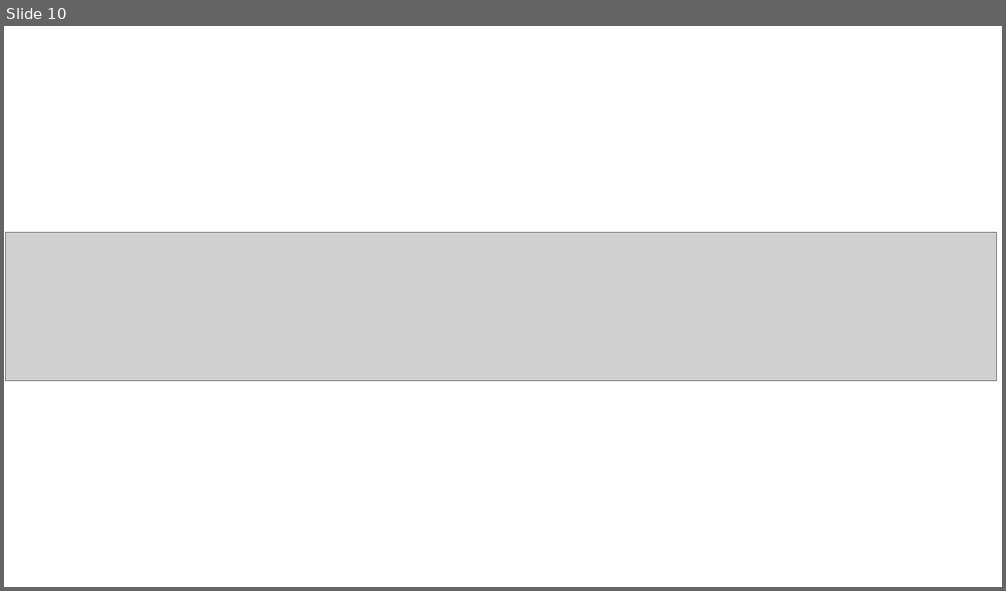
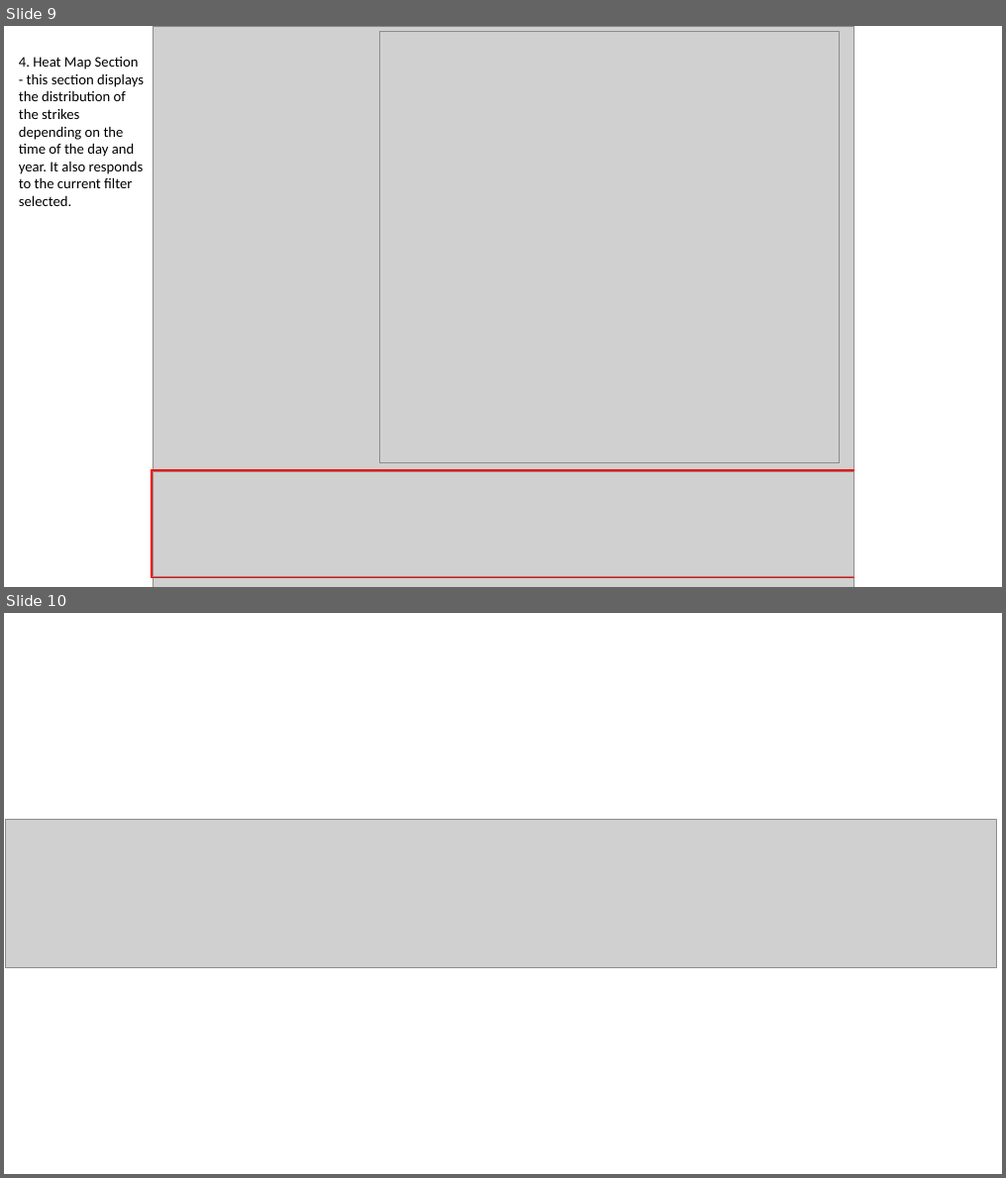
Before and after one commit to nicosanpedro/LHL-DS-Project3-Tableau, a slide deck: presentation.pptx. Shown one above the other, each under a label of ours: slide 10 before the commit, slides 9 and 10 after it. The pictures are 1006x591 and 1006x1178 pixels, drawn with LibreOffice and Linux fonts; fonts in the diff are those of the drawing; grey boxes stand for pictures. Boxes give left, top, right and bottom in pixels: in the first picture for what was removed or moved away, otherwise in the second. Text is boxed around its words. In the diff, an @@ line names an element or a change of style, - is before the commit and + after.

```diff
--- a/presentation.pptx
+++ b/presentation.pptx
@@ slide 9 added at [4, 26, 1002, 587], background #FFFFFF @@
@@ picture added at [152, 26, 853, 587] @@
@@ picture added at [380, 31, 839, 464] @@
@@ text added at [19, 57, 144, 206], 14 pt, text #000000 @@
+4. Heat Map Section
+- this section displays the distribution of the strikes depending on the time of the day and year. It also responds to the current filter selected.
@@ rectangle added at [152, 471, 853, 577], outline #FF0000 3 pt @@
@@ picture added at [152, 472, 853, 577] @@
```
Also in this commit, not shown: 9 other slides added, 6 slides removed, 2 other files.
